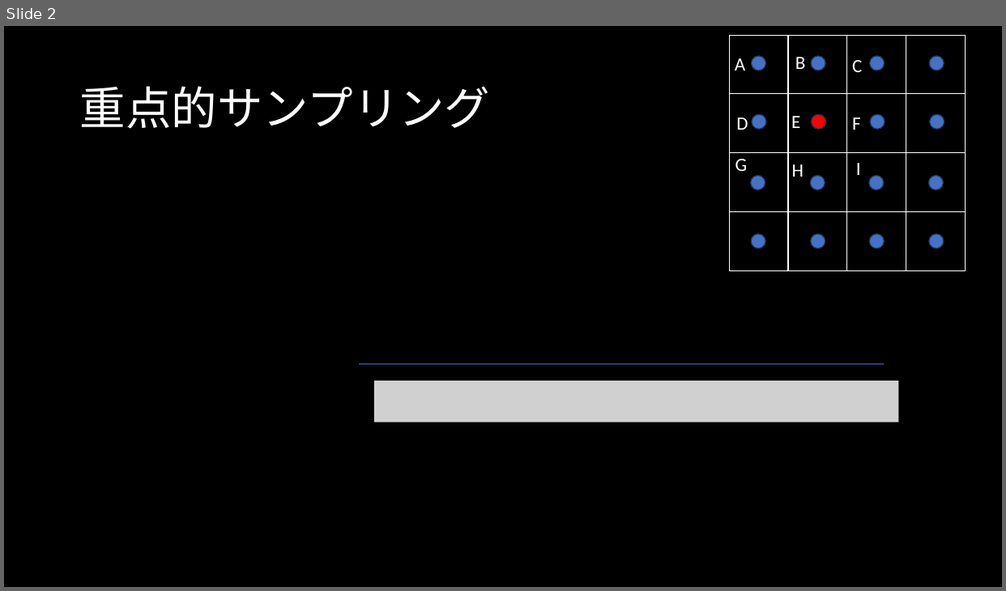
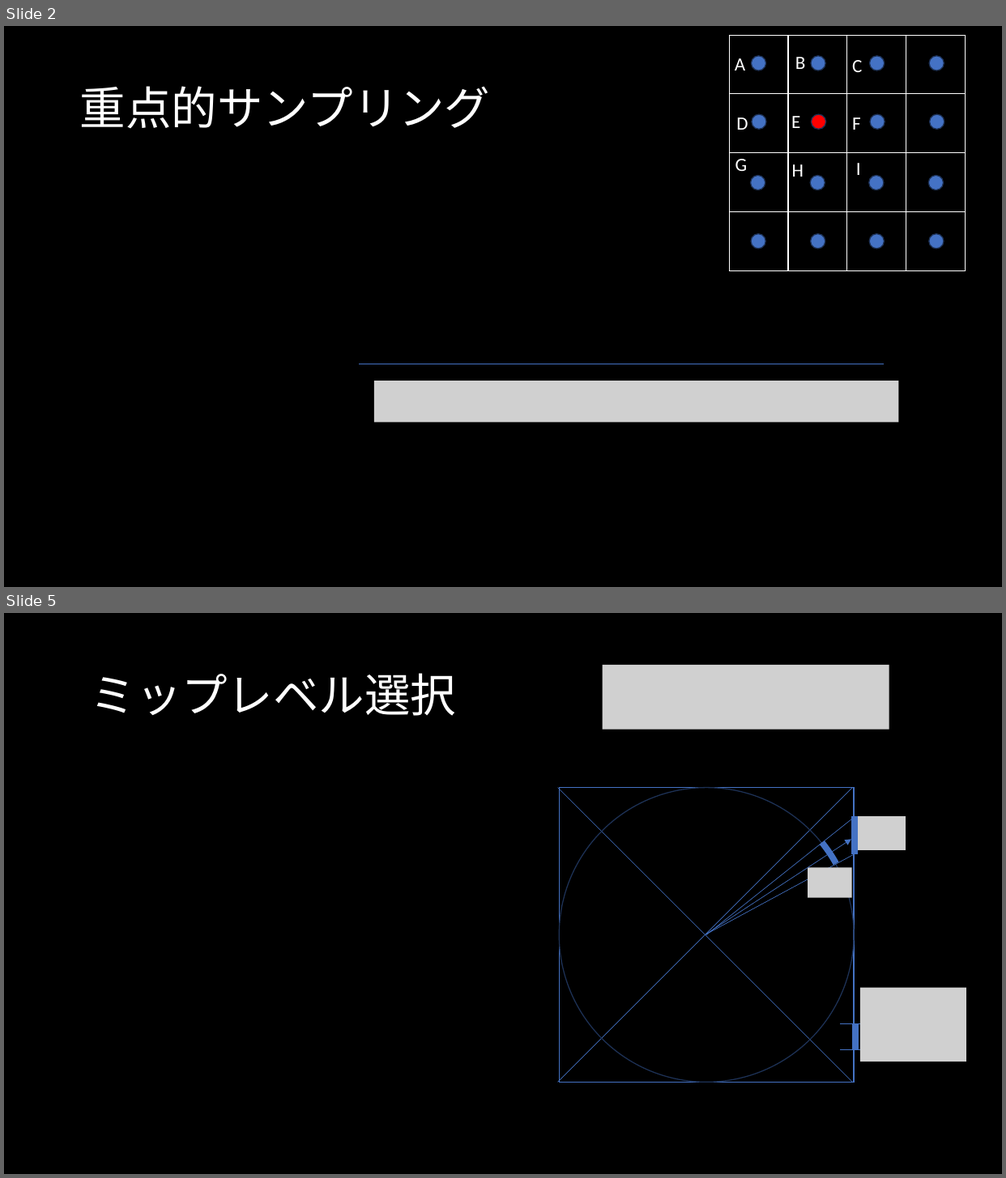
Before and after one commit to s141044/private, a slide deck: memo/cubemap.pptx. Shown one above the other, each under a label of ours: slide 2 before the commit, slides 2 and 5 after it; the slides between them are not shown. The pictures are 1006x591 and 1006x1178 pixels, drawn with LibreOffice and Linux fonts; fonts in the diff are those of the drawing; grey boxes stand for pictures. Boxes give left, top, right and bottom in pixels: in the first picture for what was removed or moved away, otherwise in the second. Text is boxed around its words. In the diff, an @@ line names an element or a change of style, - is before the commit and + after.

```diff
--- a/memo/cubemap.pptx
+++ b/memo/cubemap.pptx
@@ slide 5 added at [4, 613, 1002, 1174], background #000000 @@
@@ title added at [91, 673, 457, 716], 44 pt, text #FFFFFF @@
+ミップレベル選択
@@ picture added at [602, 665, 889, 729] @@
@@ line added from (558, 1082) to (853, 787), #4472C4 0.5 pt @@
@@ line added from (853, 1082) to (558, 787), #4472C4 0.5 pt @@
@@ rectangle added at [560, 787, 854, 1082], outline #4472C4 1 pt @@
@@ ellipse added at [560, 787, 854, 1082], outline #1E3256 1 pt @@
@@ arc (boxed as its full ellipse) added at [560, 787, 855, 1082], outline #4472C4 6 pt @@
@@ line added from (707, 935) to (855, 816), #4472C4 0.5 pt @@
@@ picture added at [852, 816, 906, 850] @@
@@ line added from (854, 854) to (854, 816), #4472C4 6 pt @@
@@ line added from (705, 935) to (854, 854), #4472C4 0.5 pt @@
@@ arrow added from (705, 935) to (851, 839), #4472C4 0.5 pt @@
@@ picture added at [808, 867, 852, 897] @@
@@ picture added at [860, 988, 967, 1063] @@
@@ line added from (840, 1024) to (867, 1024), #4472C4 0.5 pt @@
@@ line added from (855, 1050) to (855, 1024), #4472C4 6 pt @@
@@ line added from (840, 1050) to (867, 1050), #4472C4 0.5 pt @@
```
Also in this commit, not shown: 1 slide changed, 1 other slide added, 1 slide removed, 24 other files.
